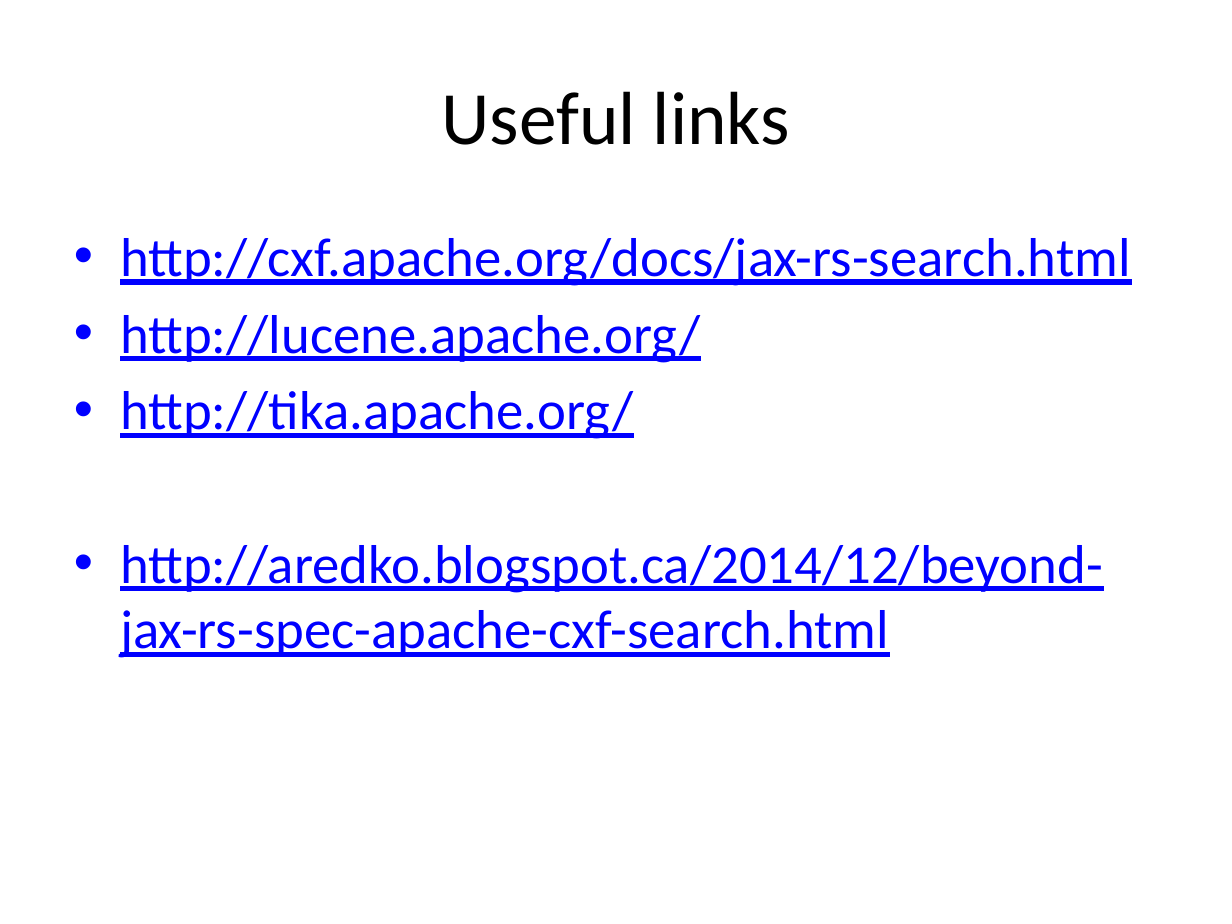
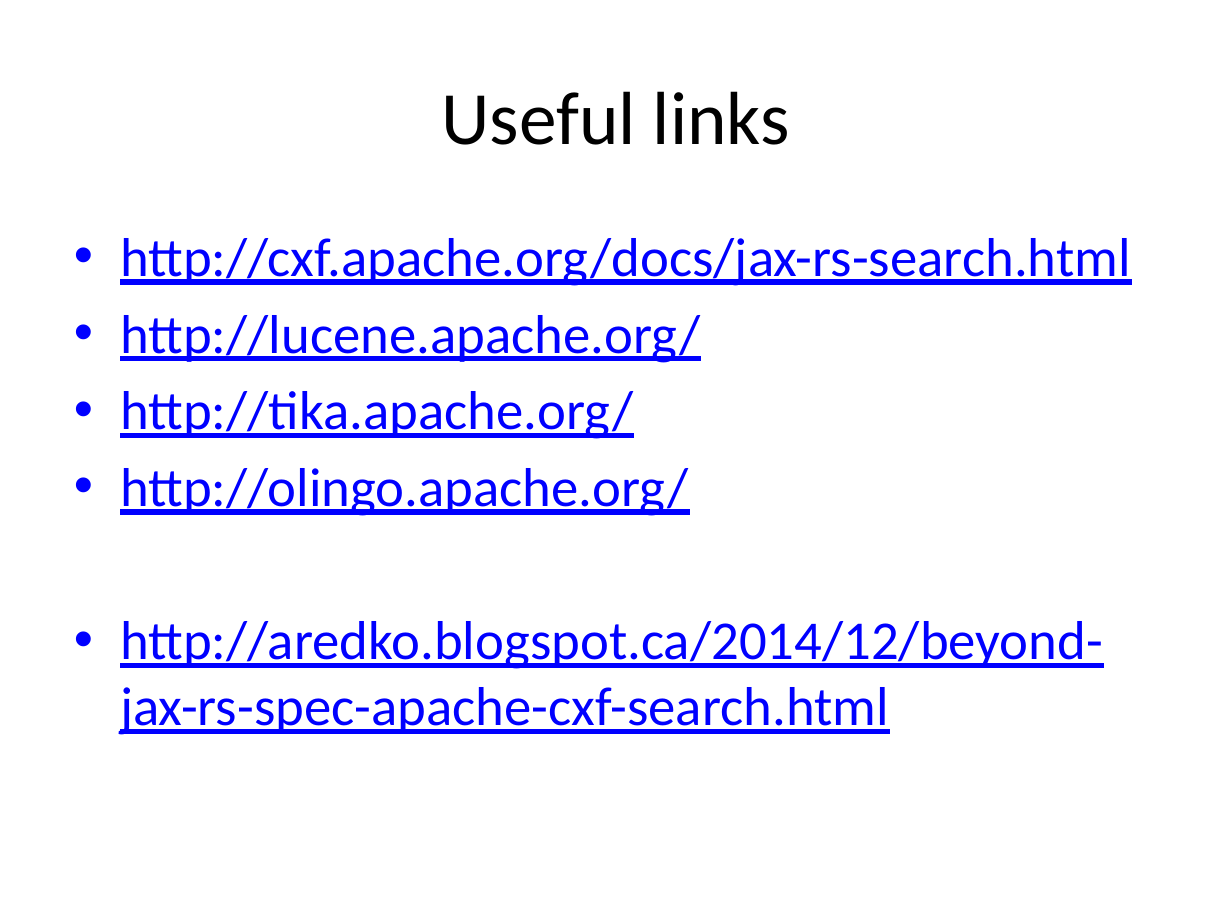
Before and after one commit to reta/ApacheConNA2015, a slide deck: slide 28 of slides/Apache CXF, Tika and Lucene.pptx (slide 27 before the commit). Drawn at 1232x924 pixels with LibreOffice and Linux fonts; fonts in the diff are those of the drawing. Boxes give left, top, right and bottom in pixels: in the first picture for what was removed or moved away, otherwise in the second. Text is boxed around its words. In the diff, an @@ line names an element or a change of style, - is before the commit and + after.

```diff
--- a/slides/Apache CXF, Tika and Lucene.pptx
+++ b/slides/Apache CXF, Tika and Lucene.pptx
@@ text at <box>120,468,689,516</box>: paragraph added @@
+• http://olingo.apache.org/
```
Also in this commit, not shown: 1 slide added, 1 other file.
